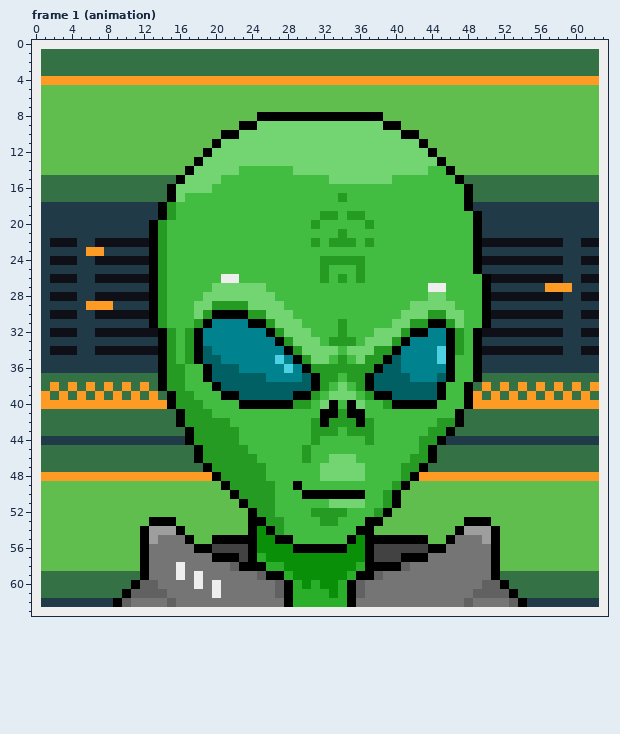
Edited in one commit: pixel-art file (Assets/AnimationImporter-master/portraits/alien-portrait.ase). The picture above was drawn from the file before the commit.
64x64 pixels, 8 frames. Colours within 5 levels of each other are drawn and written as one. Shown: frame 1 (animation). The commit also changed other frames, which this record leaves out.
After:
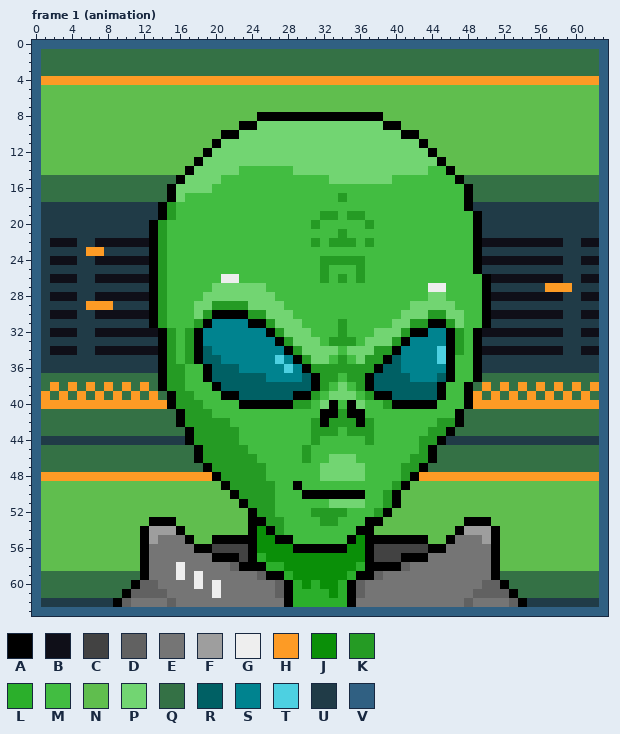
Palette (. is transparent): A #000000  B #0f0f18  C #424242  D #616161  E #757575  F #9e9e9e  G #eeeeee  H #fd9b25  J #0a8f08  K #259b24  L #2baf2b  M #42bd41  N #60be4e  P #72d572  Q #347145  R #006064  S #00838f  T #4dd0e1  U #203b47  V #306082
From old to new:
Frame 1 (animation), layer "border":
y 0: x 0..63 GGGGGGGGGGGGGGGGGGGGGGGGGGGGGGGGGGGGGGGGGGGGGGGGGGGGGGGGGGGGGGGG -> VVVVVVVVVVVVVVVVVVVVVVVVVVVVVVVVVVVVVVVVVVVVVVVVVVVVVVVVVVVVVVVV
y 1..62: x 0 G -> V; x 63 G -> V
y 63: x 0..63 GGGGGGGGGGGGGGGGGGGGGGGGGGGGGGGGGGGGGGGGGGGGGGGGGGGGGGGGGGGGGGGG -> VVVVVVVVVVVVVVVVVVVVVVVVVVVVVVVVVVVVVVVVVVVVVVVVVVVVVVVVVVVVVVVV
Boxes around the changes in both pictures, in picture pixels (x1, y1, x2, y2):
changed: (32, 40, 608, 616)
